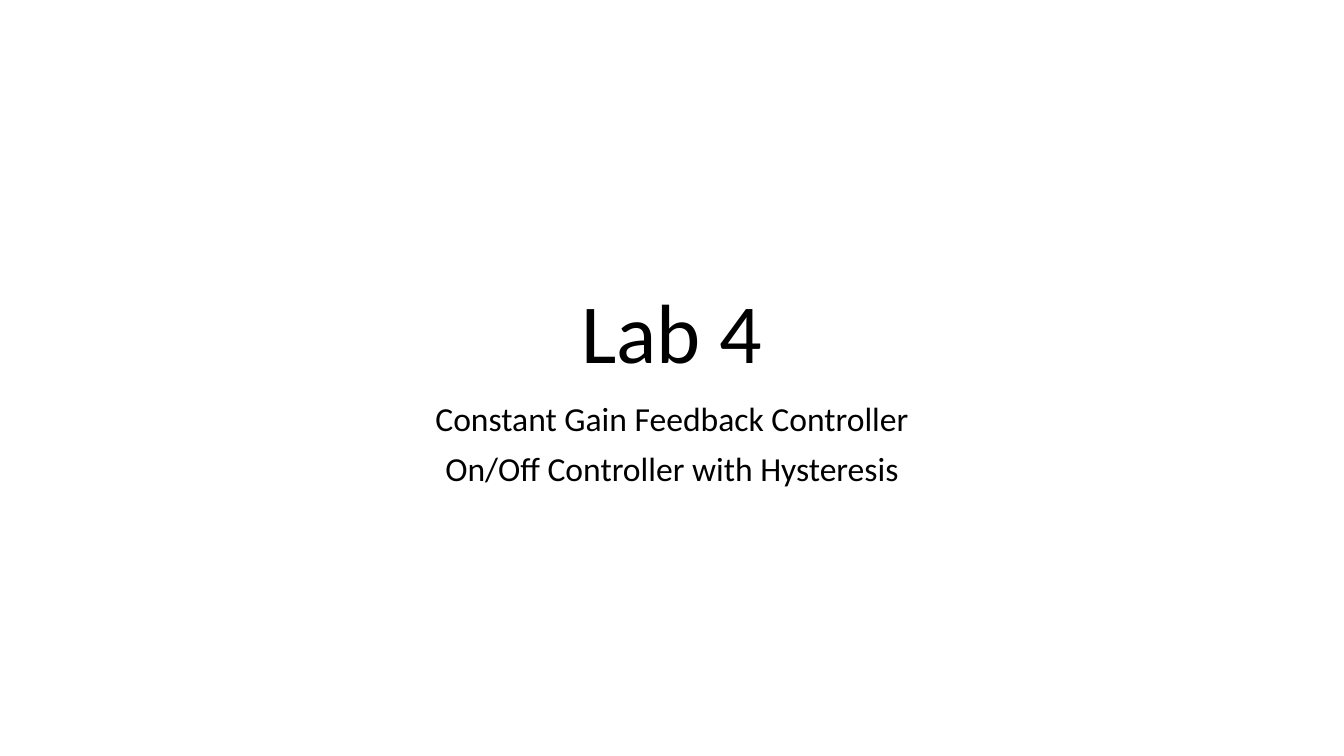
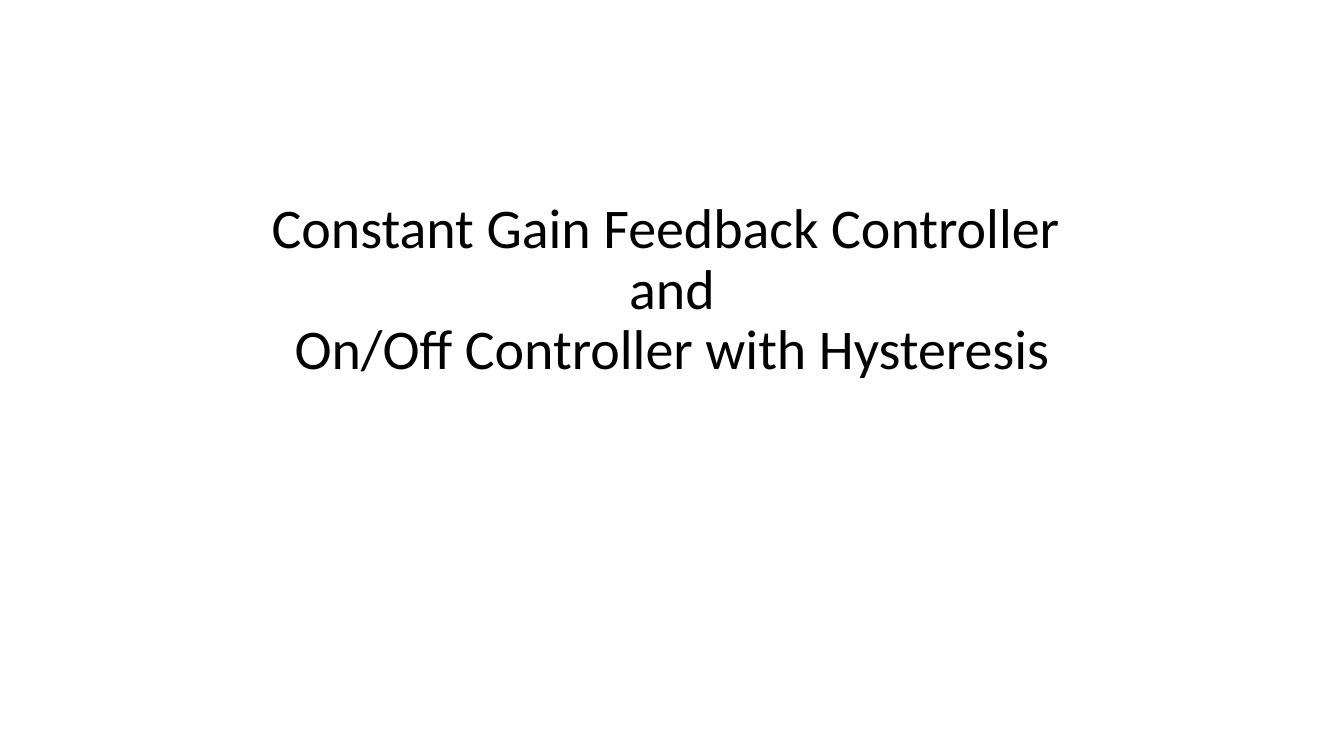
Before and after one commit to auralius/up_temperature_control_device, a slide deck: slide 1 of Activities/Presentations/Lab 4.pptx. Drawn at 1344x756 pixels with LibreOffice and Linux fonts; fonts in the diff are those of the drawing. Boxes give left, top, right and bottom in pixels: in the first picture for what was removed or moved away, otherwise in the second. Text is boxed around its words. In the diff, an @@ line names an element or a change of style, - is before the commit and + after.

Commit message:
Update the presentation files

```diff
--- a/Activities/Presentations/Lab 4.pptx
+++ b/Activities/Presentations/Lab 4.pptx
@@ title at (272, 209, 1059, 378): text changed; size 60 to 40 pt @@
-Lab 4
+Constant Gain Feedback Controller
+and
+On/Off Controller with Hysteresis
@@ subtitle removed at (435, 407, 908, 487) @@
-Constant Gain Feedback Controller
-On/Off Controller with Hysteresis
```
Also in this commit, not shown: 4 other files.
